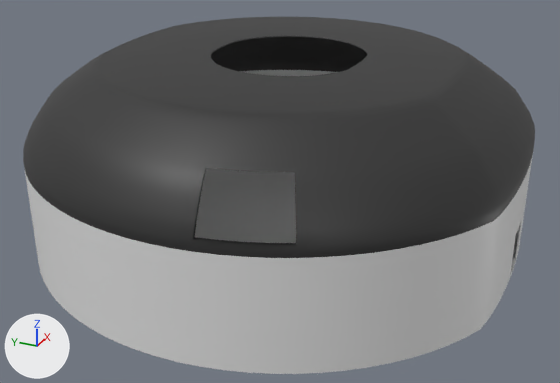
Renders of the Blender file _Assets/Models/CenterRoom.blend from each side of a commit.
Camera for both pictures: a 50 mm camera at (-5264.0, -2325.0, 2914.0) aimed at (-55.0, 19.0, 309.0). The lights are fixed; the arrows at lower left show +X, +Y and +Z.

Objects in the first picture: 'CenterRoom'.
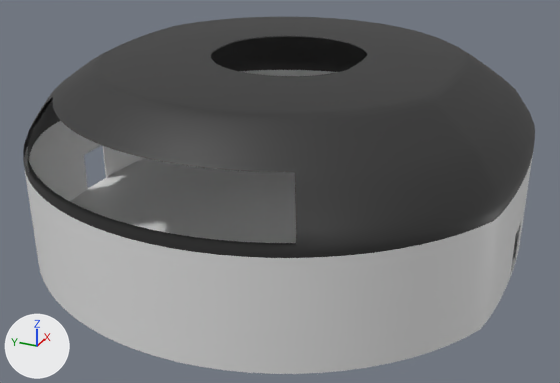
Changed parts and their boxes (x1, y1, x2, y2) in the pictures (560 x 383 px):
part 1 of me_cylinder, cut back
    before: (23, 97, 207, 239)
    after: (44, 97, 53, 111)

The edits, one by one:
me_cylinder is used by ob_centerroom; location (0.0, 0.0, 1.0); scale (2010.0, 2010.0, 14.9).
me_cylinder had 5093 vertices, 4963 faces and spanned x -1.0..1.0, y -0.9..0.9, z -40.6..97.5.
me_cylinder now has 5003 vertices, 4843 faces and spans x -1.0..1.0, y -0.9..0.9, z -40.6..97.5.
Part 1, on me_cylinder:
90 vertices are removed from x -1.0..-0.5, y -0.1..0.7, z 64.0..76.5.
122 faces are deleted.
2 new faces join them, mat_midsection (black #303030), smooth.
